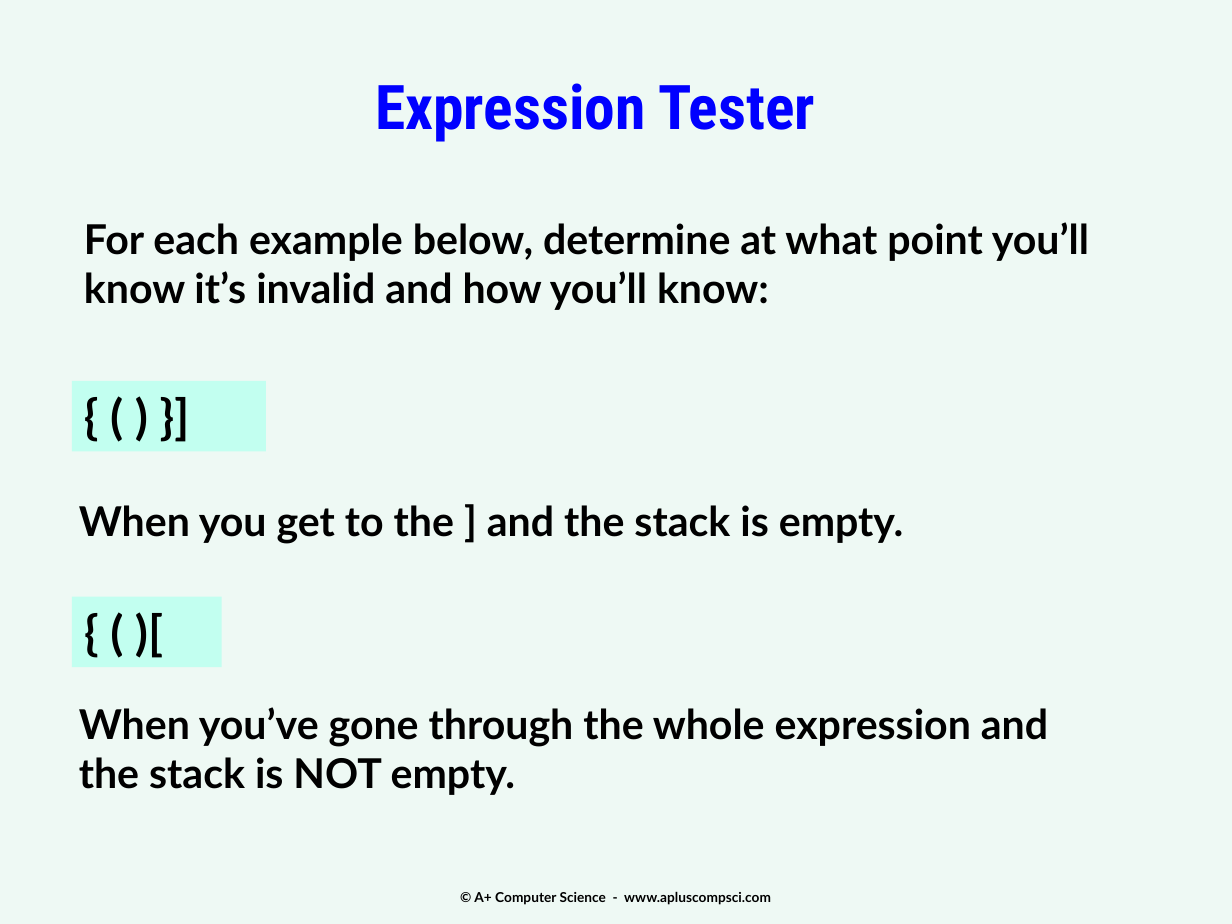
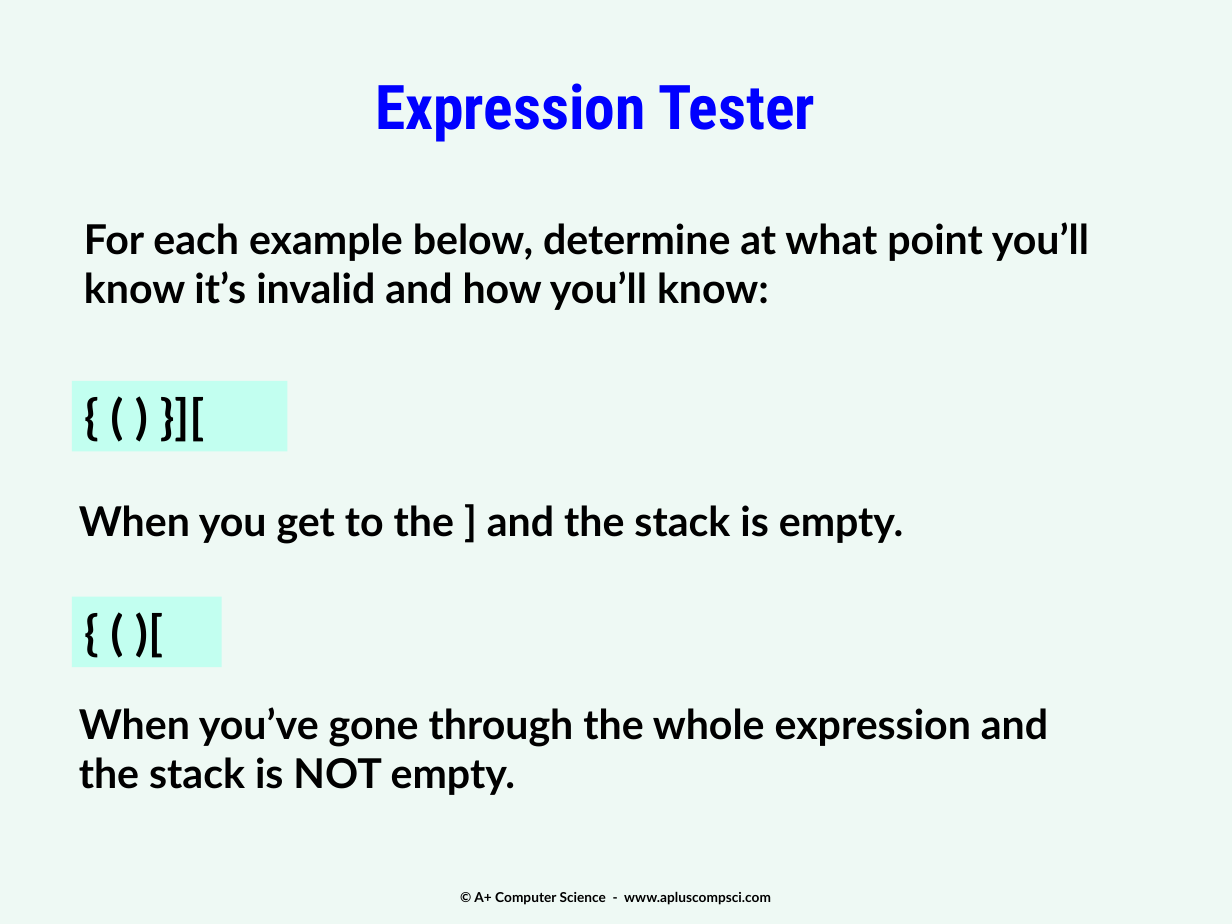
Before and after one commit to Cy-FairCS/cs3, a slide deck: slide 12 of u06b_stacks/notes/13b.expressionTester.pptx. Drawn at 1232x924 pixels with LibreOffice and Linux fonts; fonts in the diff are those of the drawing. Boxes give left, top, right and bottom in pixels: in the first picture for what was removed or moved away, otherwise in the second. Text is boxed around its words. In the diff, an @@ line names an element or a change of style, - is before the commit and + after.

```diff
--- a/u06b_stacks/notes/13b.expressionTester.pptx
+++ b/u06b_stacks/notes/13b.expressionTester.pptx
@@ text in rectangle at bbox=[71, 381, 287, 451]: text changed @@
-{ ( ) }]
+{ ( ) }][
@@ rectangle "{ ( ) }][": place and size @@
-rectangle "{ ( ) }][" at bbox=[71, 381, 266, 451]
+rectangle "{ ( ) }][" at bbox=[71, 381, 287, 451]
```
Also in this commit, not shown: 3 other files.
